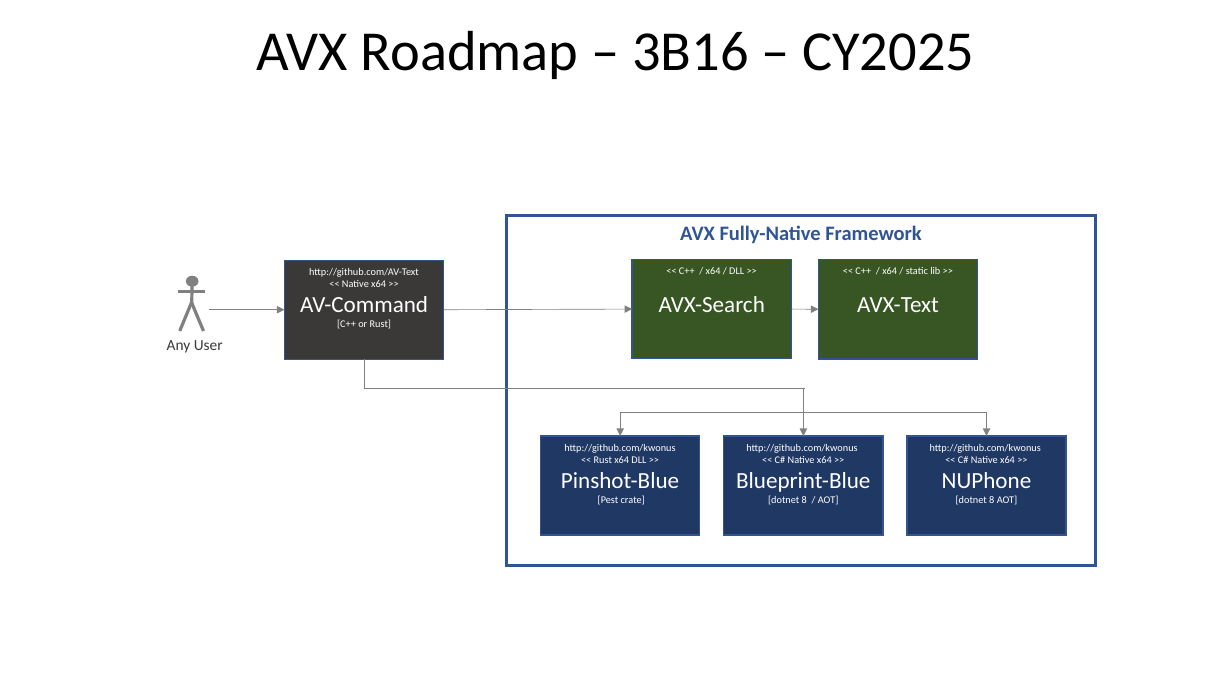
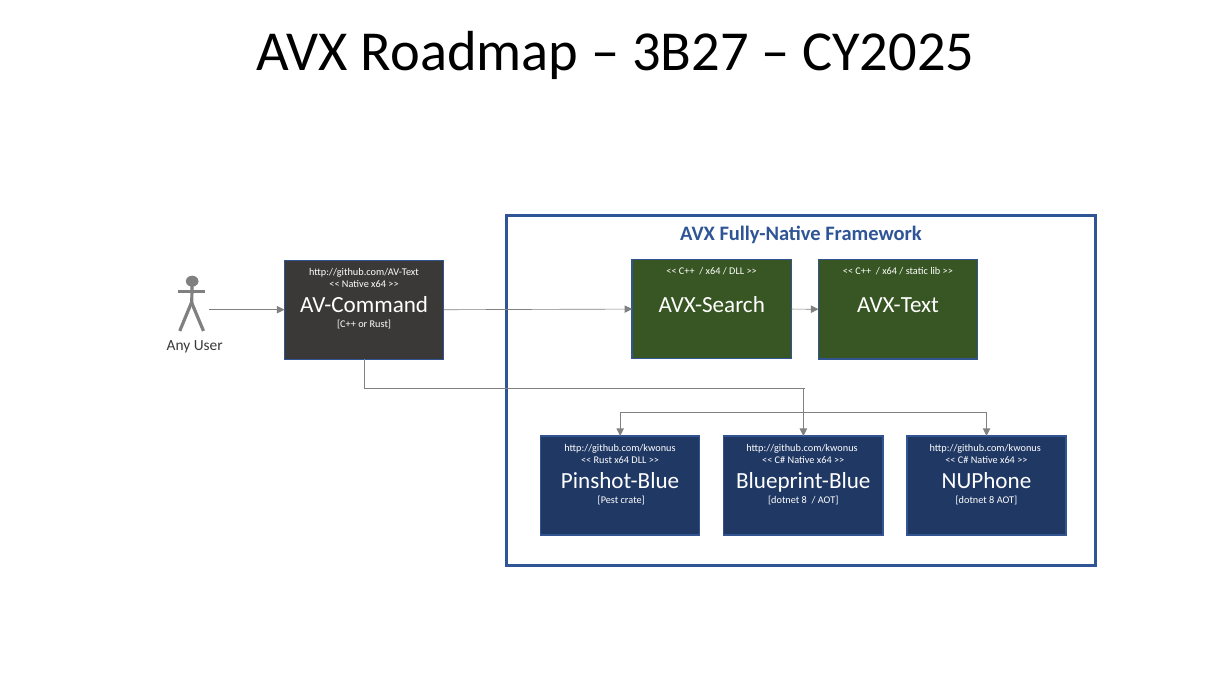
Before and after one commit to AV-Text/AVX, a slide deck: slide 5 of AVXSearch/AVX-Framework.pptx. Drawn at 1232x693 pixels with LibreOffice and Linux fonts; fonts in the diff are those of the drawing. Boxes give left, top, right and bottom in pixels: in the first picture for what was removed or moved away, otherwise in the second. Text is boxed around its words. In the diff, an @@ line names an element or a change of style, - is before the commit and + after.

```diff
--- a/AVXSearch/AVX-Framework.pptx
+++ b/AVXSearch/AVX-Framework.pptx
@@ title at box(257, 30, 974, 79): text changed @@
-AVX Roadmap – 3B16 – CY2025
+AVX Roadmap – 3B27 – CY2025
```
Also in this commit, not shown: 3 other slides changed, 1 slide added, 5 other files.
